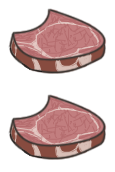
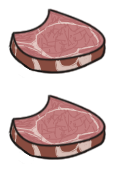
Revision of a layered 115x172 image; what changed, layer by layer:
painted on "Bild Kopie" over [left=8, top=94, right=106, bottom=164]
painted on "Bild" over [left=8, top=8, right=106, bottom=78]
